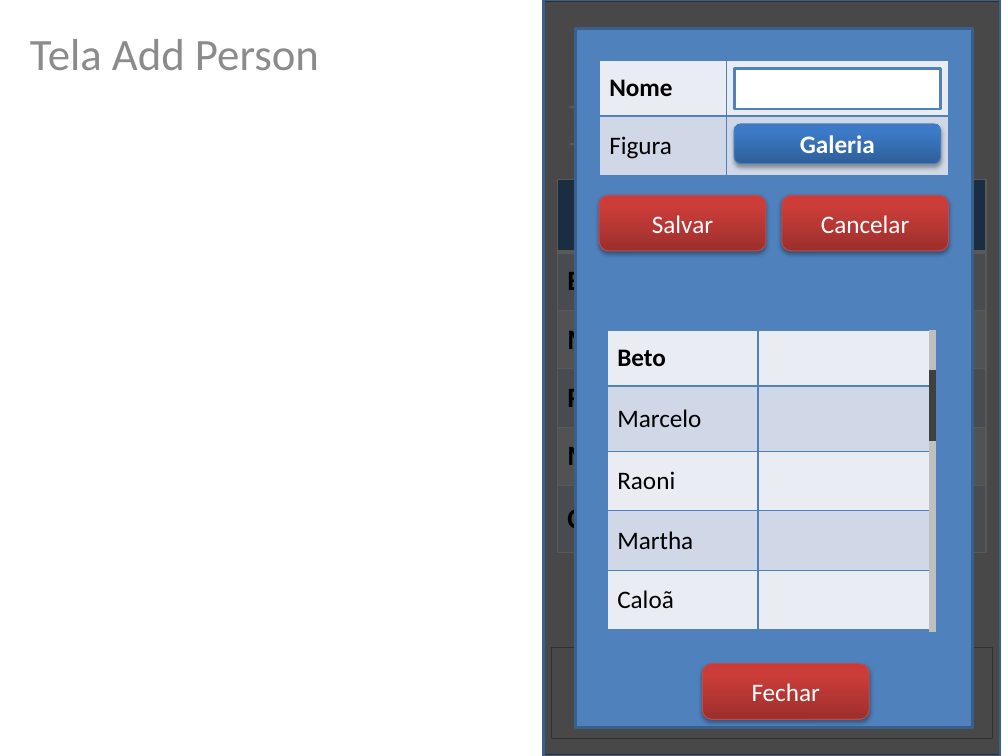
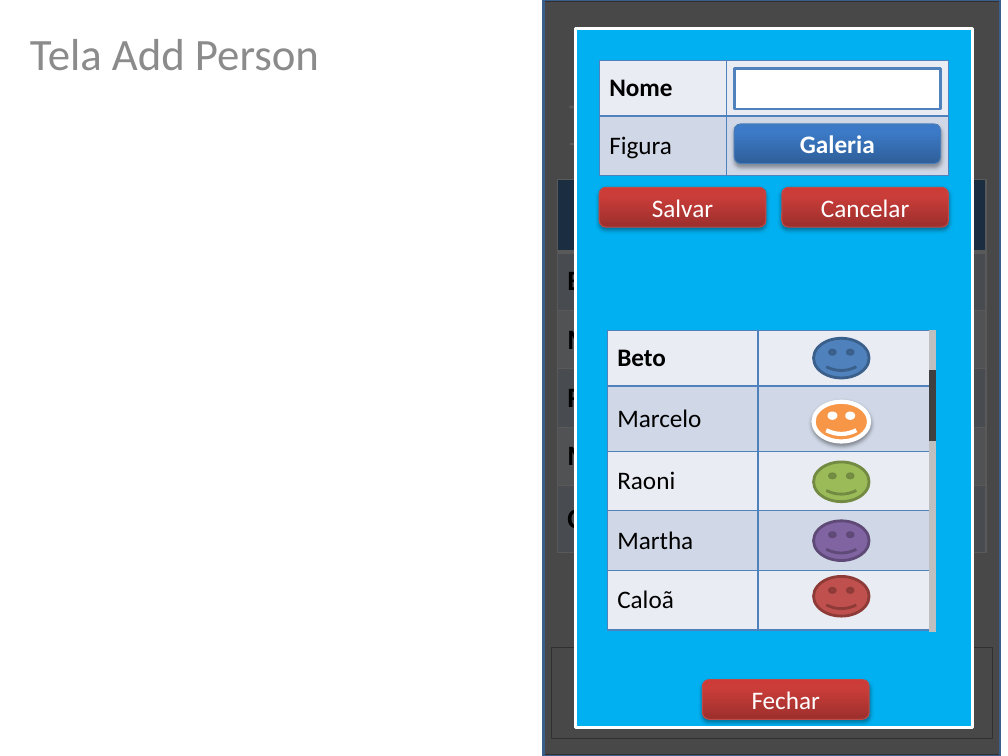
Before and after one commit to betito/proj-beto-rara, a slide deck: slide 4 of ButecoCalc/Calculadora de Buteco - V2.0_rara.pptx. Drawn at 1008x756 pixels with LibreOffice and Linux fonts; fonts in the diff are those of the drawing; grey boxes stand for pictures. Boxes give left, top, right and bottom in pixels: in the first picture for what was removed or moved away, otherwise in the second. Text is boxed around its words. In the diff, an @@ line names an element or a change of style, - is before the commit and + after.

```diff
--- a/ButecoCalc/Calculadora de Buteco - V2.0_rara.pptx
+++ b/ButecoCalc/Calculadora de Buteco - V2.0_rara.pptx
@@ rectangle at [576,29,973,728]: fill #4F81BD to #00B0F0; outline #3A5F8C 2 pt to #FFFFFF 2 pt @@
@@ rounded rectangle "Salvar": place and size @@
-rounded rectangle "Salvar" at [599,196,765,251]
+rounded rectangle "Salvar" at [599,187,765,227]
@@ rounded rectangle "Cancelar": place and size @@
-rounded rectangle "Cancelar" at [782,196,949,251]
+rounded rectangle "Cancelar" at [782,187,949,227]
@@ smiley face added at [813,339,869,378], fill #4F81BD, outline #3A5F8C 2 pt @@
@@ smiley face added at [813,402,869,442], fill #F79646, outline #FFFFFF 3 pt @@
@@ smiley face added at [813,462,869,501], fill #9BBB59, outline #738A42 2 pt @@
@@ smiley face added at [813,521,869,560], fill #8064A2, outline #5F4A78 2 pt @@
@@ smiley face added at [813,577,869,616], fill #C0504D, outline #8E3B39 2 pt @@
@@ rounded rectangle "Fechar": place and size @@
-rounded rectangle "Fechar" at [703,663,869,719]
+rounded rectangle "Fechar" at [703,679,869,719]
```
Also in this commit, not shown: 2 other slides changed.
